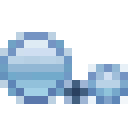
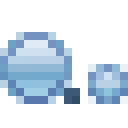
Revision of a layered 128 × 128 image; what changed, layer by layer:
"dot": opacity 100% → 95%, painted on it over [64, 80, 88, 104]
